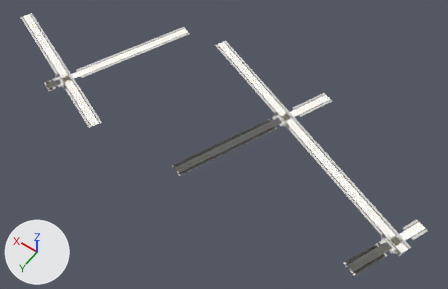
A saved change to the glTF model game/assets/city/roads/roads_2_-3.gltf.
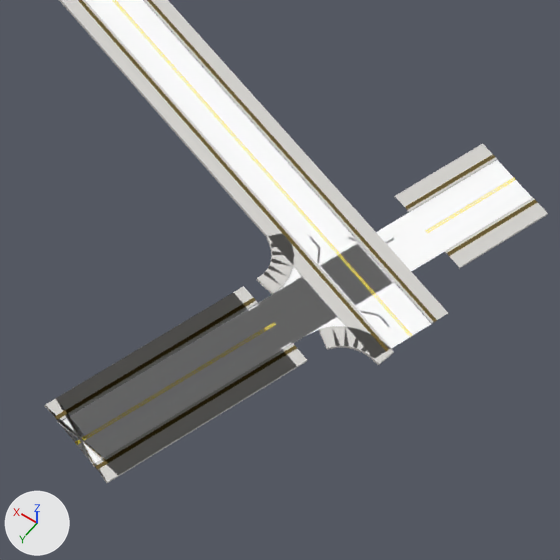
The first picture shows the older version from a 50 mm lens placed at (1003.0, 1459.0, 497.0), pointed at (1241.0, 1126.0, -27.0). The close-ups show the older and then the newer version on the part from 75% to 96% of the width and 67% to 100% of the height of that picture. Only the edits that show in the close-ups are written down. Every picture has the same lights, and +X, +Y and +Z are marked at lower left. Objects named as collision shapes, trigger or cutter boxes, shadow casters or lower levels of detail are left out. Vertices at exactly the same position are counted once.

Before the edit, the objects in view are built like this:
```python
ob_roads_2__3_road_tactile_strip = bpy.data.objects.new('roads_2_-3_Road_Tactile_Strip', me_roads_2__3_road_tactile_strip)
ob_roads_2__3_road_tactile_strip.location = (0.0, 0.0, 0.0)
ob_roads_2__3_sh_kerb = bpy.data.objects.new('roads_2_-3_SH_kerb', me_roads_2__3_sh_kerb)
ob_roads_2__3_sh_kerb.location = (0.0, 0.0, 0.0)
ob_roads_2__3_sh_road_marking_white = bpy.data.objects.new('roads_2_-3_SH_road_marking_white', me_roads_2__3_sh_road_marking_white)
ob_roads_2__3_sh_road_marking_white.location = (0.0, 0.0, 0.0)
ob_roads_2__3_sh_road_marking_yellow = bpy.data.objects.new('roads_2_-3_SH_road_marking_yellow', me_roads_2__3_sh_road_marking_yellow)
ob_roads_2__3_sh_road_marking_yellow.location = (0.0, 0.0, 0.0)
ob_roads_2__3_sh_sidewalk = bpy.data.objects.new('roads_2_-3_SH_sidewalk', me_roads_2__3_sh_sidewalk)
ob_roads_2__3_sh_sidewalk.location = (0.0, 0.0, 0.0)
ob_roads_2__3_sh_wet_asphalt = bpy.data.objects.new('roads_2_-3_SH_wet_asphalt', me_roads_2__3_sh_wet_asphalt)
ob_roads_2__3_sh_wet_asphalt.location = (0.0, 0.0, 0.0)
```
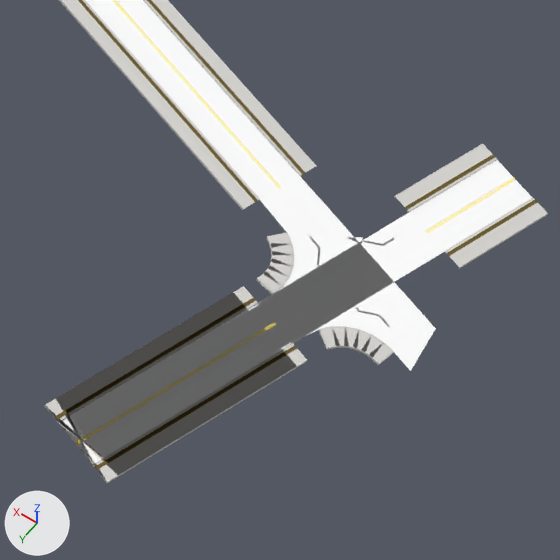
Location of each change, (x1, y1, x2, y2) in pixels of the close-ups (560 x 560 px; the box of a moved part takes in the faces that stretch with it):
part 1 of me_roads_2__3_road_tactile_strip, deleted
    before: (255, 173, 437, 351)
part 2 of me_roads_2__3_sh_kerb, cut back
    before: (259, 175, 433, 348)
part 3 of me_roads_2__3_sh_road_marking_white, reshaped
    before: (261, 177, 431, 348)
    after: (353, 237, 363, 242)
part 4 of me_roads_2__3_sh_road_marking_yellow, deleted
    before: (279, 188, 413, 337)
part 5 of me_roads_2__3_sh_sidewalk, cut back
    before: (243, 166, 448, 359)
    after: (273, 255, 292, 266)
part 6 of me_roads_2__3_sh_wet_asphalt, moved or reshaped (not visible before)
    after: (260, 200, 436, 371)

What changed in the scene script:
```text
Change me_roads_2__3_road_tactile_strip:
    remove me_roads_2__3_road_tactile_strip.from_pydata(...)  # 732 vertices, 700 faces; spans x 1021.0..1541.0, y 1019.0..1205.0, z 0.0
    add me_roads_2__3_road_tactile_strip.from_pydata(...)  # 676 vertices, 636 faces; spans x 1021.0..1541.0, y 1019.0..1205.0, z 0.0
    me_roads_2__3_road_tactile_strip part 1: 20 vertices removed from x 1024.0..1050.0, y 1134.0..1153.0, z 0.0
    other edits to the shape of me_roads_2__3_road_tactile_strip do not show in these pictures
Change me_roads_2__3_sh_kerb:
    remove me_roads_2__3_sh_kerb.from_pydata(...)  # 1326 vertices, 1688 faces; spans x 1021.0..1540.0, y 1020.0..1204.0, z 0.0
    add me_roads_2__3_sh_kerb.from_pydata(...)  # 1242 vertices, 1560 faces; spans x 1021.0..1540.0, y 1020.0..1204.0, z 0.0
    me_roads_2__3_sh_kerb part 2: 1 vertex moved within x 1050.0, y 1143.0, z 0.0; 30 vertices removed from x 1025.0..1050.0, y 1135.0..1152.0, z 0.0
    other edits to the shape of me_roads_2__3_sh_kerb do not show in these pictures
Change me_roads_2__3_sh_road_marking_white:
    remove me_roads_2__3_sh_road_marking_white.from_pydata(...)  # 1191 vertices, 865 faces; spans x 1022.0..1540.0, y 1020.0..1204.0, z 0.0
    add me_roads_2__3_sh_road_marking_white.from_pydata(...)  # 1135 vertices, 801 faces; spans x 1022.0..1540.0, y 1020.0..1204.0, z 0.0
    me_roads_2__3_sh_road_marking_white part 3: 1 vertex moved within x 1042.0, y 1138.0, z 0.0; 20 vertices removed from x 1025.0..1050.0, y 1135.0..1152.0, z 0.0
    other edits to the shape of me_roads_2__3_sh_road_marking_white do not show in these pictures
Change me_roads_2__3_sh_road_marking_yellow:
    remove me_roads_2__3_sh_road_marking_yellow.from_pydata(...)  # 732 vertices, 700 faces; spans x 1025.0..1539.0, y 1024.0..1200.0, z 0.0
    add me_roads_2__3_sh_road_marking_yellow.from_pydata(...)  # 676 vertices, 636 faces; spans x 1025.0..1539.0, y 1024.0..1200.0, z 0.0
    me_roads_2__3_sh_road_marking_yellow part 4: 20 vertices removed from x 1026.0..1049.0, y 1138.0..1148.0, z 0.0
    other edits to the shape of me_roads_2__3_sh_road_marking_yellow do not show in these pictures
Change me_roads_2__3_sh_sidewalk:
    remove me_roads_2__3_sh_sidewalk.from_pydata(...)  # 1386 vertices, 1688 faces; spans x 1019.0..1542.0, y 1017.0..1207.0, z 0.0
    add me_roads_2__3_sh_sidewalk.from_pydata(...)  # 1302 vertices, 1560 faces; spans x 1019.0..1542.0, y 1017.0..1207.0, z 0.0
    me_roads_2__3_sh_sidewalk part 5: 2 vertices moved within x 1046.0, y 1148.0, z 0.0; 30 vertices removed from x 1024.0..1051.0, y 1132.0..1155.0, z 0.0
    other edits to the shape of me_roads_2__3_sh_sidewalk do not show in these pictures
Change me_roads_2__3_sh_wet_asphalt:
    remove me_roads_2__3_sh_wet_asphalt.from_pydata(...)  # 3588 vertices, 6485 faces; spans x 1022.0..1540.0, y 1020.0..1204.0, z 0.0
    add me_roads_2__3_sh_wet_asphalt.from_pydata(...)  # 3590 vertices, 6487 faces; spans x 1022.0..1540.0, y 1020.0..1204.0, z 0.0
    me_roads_2__3_sh_wet_asphalt part 6: 15 vertices moved from x 1030.0..1048.0, y 1137.0..1151.0, z 0.0 to x 1024.0..1056.0, y 1133.0..1153.0, z 0.0; 1 vertex removed from x 1036.0, y 1140.0, z 0.0; 3 vertices added at x 1024.0, y 1145.0..1146.0, z 0.0
    other edits to the shape of me_roads_2__3_sh_wet_asphalt do not show in these pictures
```
